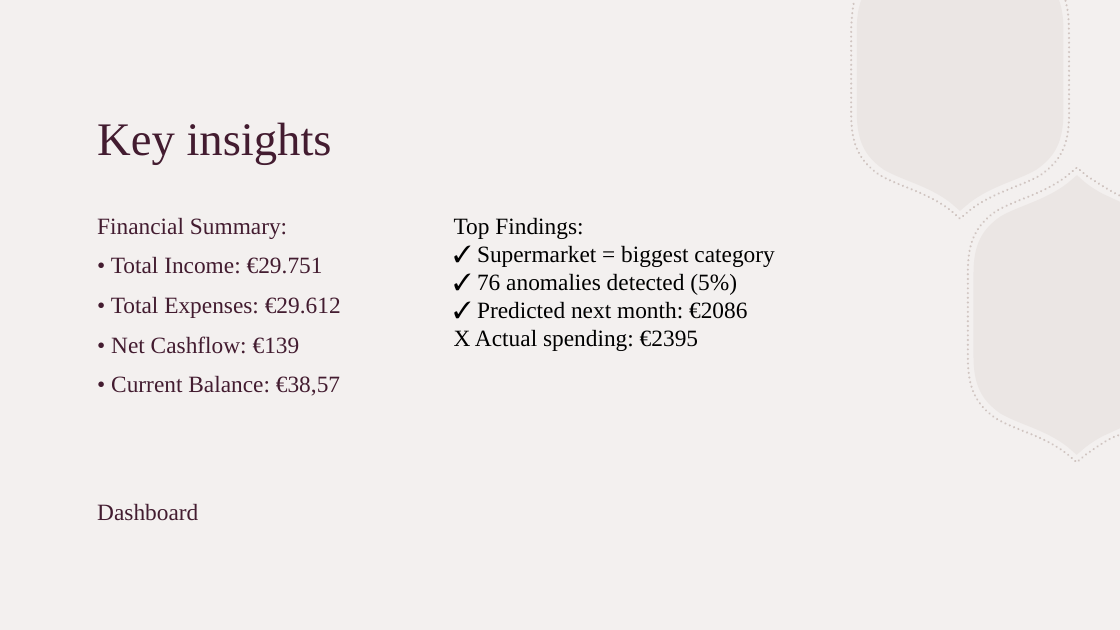
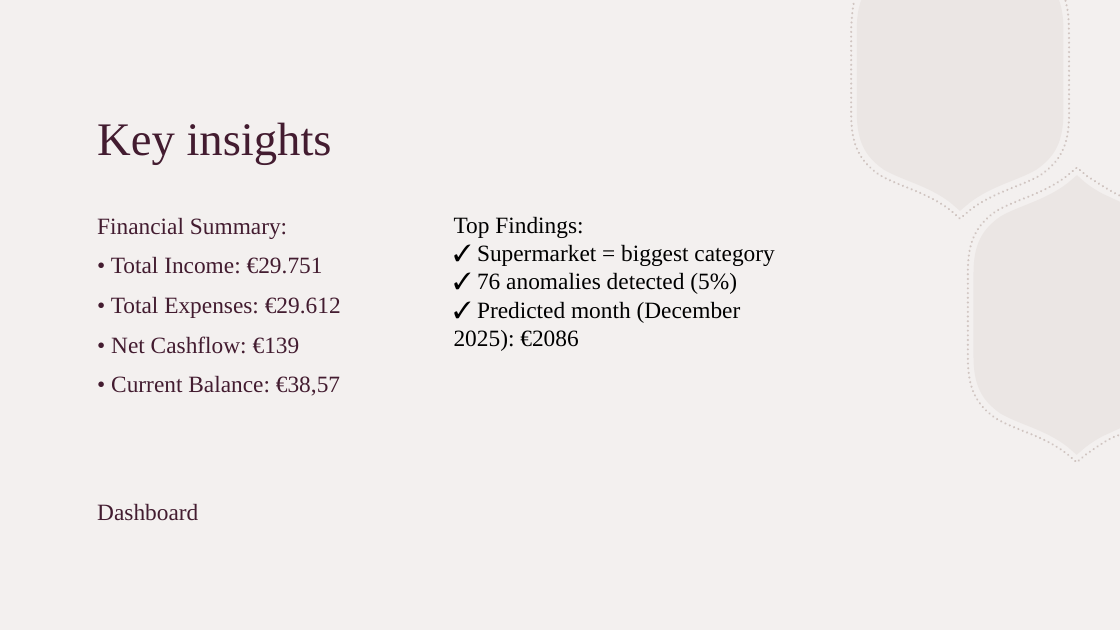
Before and after one commit to JasperCroijmans/personal-finance-analyzer, a slide deck: slide 4 of Personal_Finance_Analyzer_Presentation.pptx. Drawn at 1120x630 pixels with LibreOffice and Linux fonts; fonts in the diff are those of the drawing. Boxes give left, top, right and bottom in pixels: in the first picture for what was removed or moved away, otherwise in the second. Text is boxed around its words. In the diff, an @@ line names an element or a change of style, - is before the commit and + after.

```diff
--- a/Personal_Finance_Analyzer_Presentation.pptx
+++ b/Personal_Finance_Analyzer_Presentation.pptx
@@ text at [454,301,741,351]: text changed @@
-✓ Predicted next month: €2086
-X Actual spending: €2395
+✓ Predicted month (December 2025): €2086
```
Also in this commit, not shown: 1 slide added.
